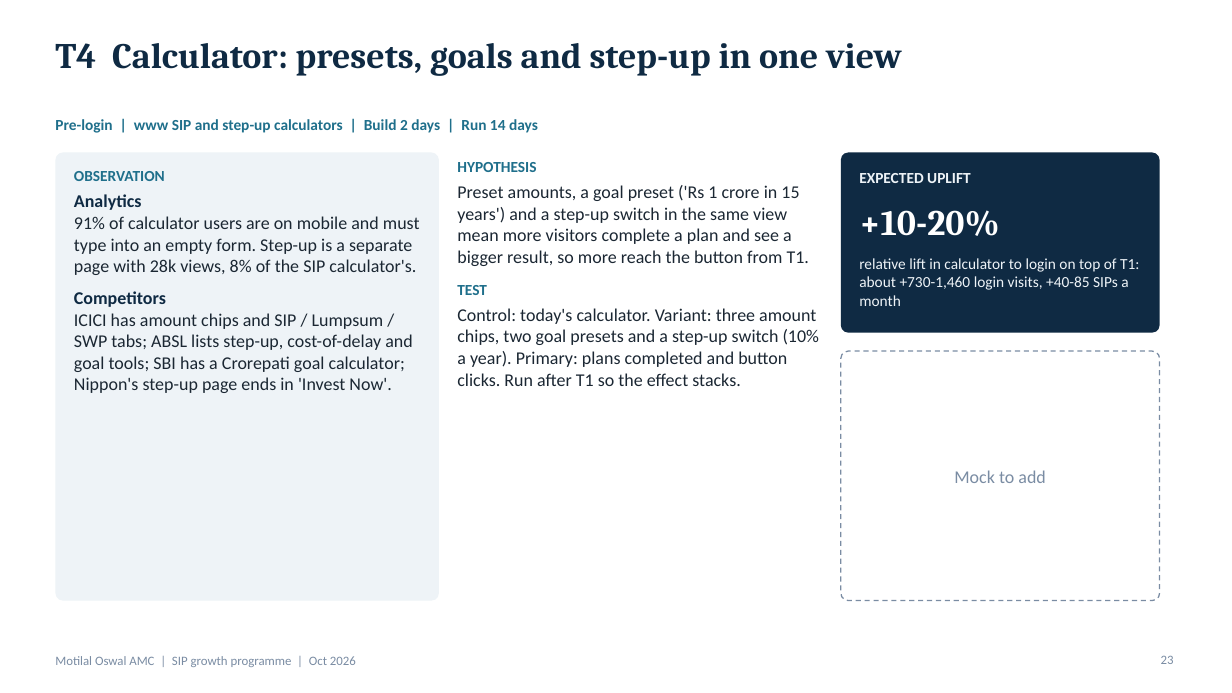
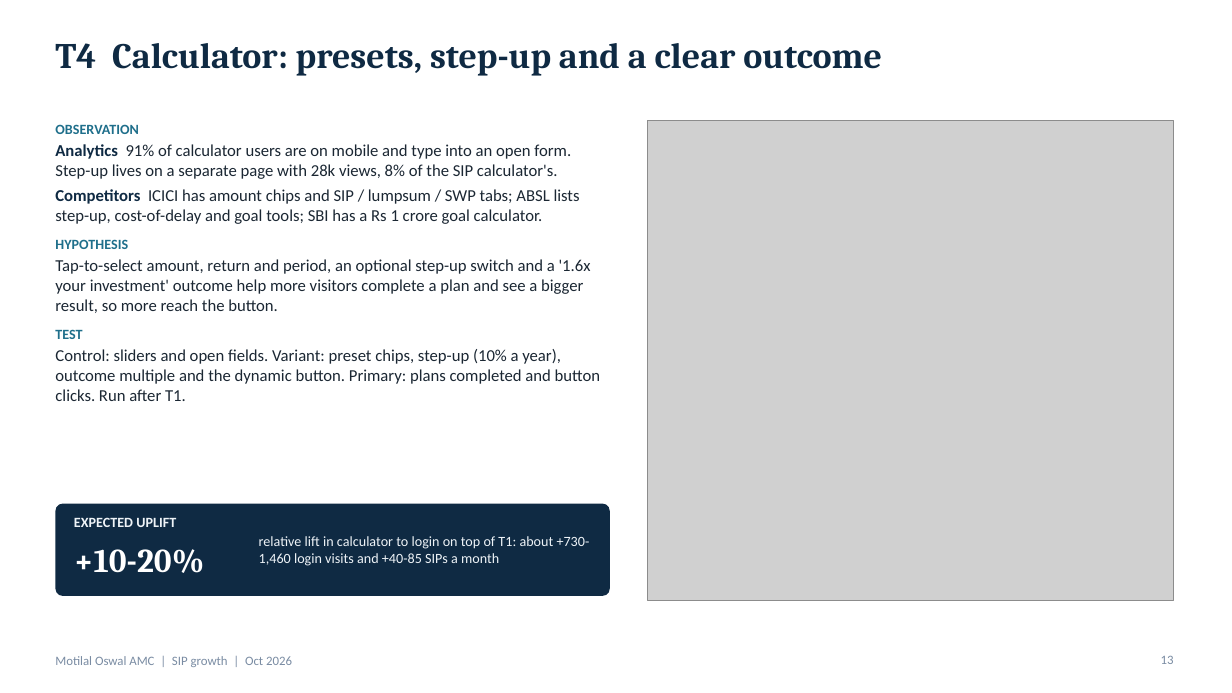
Before and after one commit to mandy7/Projects, a slide deck: slide 13 of SIP_Growth_Programme.pptx (slide 23 before the commit). Drawn at 1232x693 pixels with LibreOffice and Linux fonts; fonts in the diff are those of the drawing; grey boxes stand for pictures. Boxes give left, top, right and bottom in pixels: in the first picture for what was removed or moved away, otherwise in the second. Text is boxed around its words. In the diff, an @@ line names an element or a change of style, - is before the commit and + after.

```diff
--- a/SIP_Growth_Programme.pptx
+++ b/SIP_Growth_Programme.pptx
@@ title at (55,43,882,76): text changed @@
-T4 Calculator: presets, goals and step-up in one view
+T4 Calculator: presets, step-up and a clear outcome
@@ text removed at (55,119,538,133) @@
-Pre-login | www SIP and step-up calculators | Build 2 days | Run 14 days
@@ text at (55,144,600,401): text changed; size 14 to 13 pt @@
-Analytics
-91% of calculator users are on mobile and must type into an empty form. Step-up is a separate page with 28k views, 8% of the SIP calculator's.
-Competitors
-ICICI has amount chips and SIP / Lumpsum / SWP tabs; ABSL lists step-up, cost-of-delay and goal tools; SBI has a Crorepati goal calculator; Nippon's step-up page ends in 'Invest Now'.
+Analytics 91% of calculator users are on mobile and type into an open form. Step-up lives on a separate page with 28k views, 8% of the SIP calculator's.
+Competitors ICICI has amount chips and SIP / lumpsum / SWP tabs; ABSL lists step-up, cost-of-delay and goal tools; SBI has a Rs 1 crore goal calculator.
+HYPOTHESIS
+Tap-to-select amount, return and period, an optional step-up switch and a '1.6x your investment' outcome help more visitors complete a plan and see a bigger result, so more reach the button.
+TEST
+Control: sliders and open fields. Variant: preset chips, step-up (10% a year), outcome multiple and the dynamic button. Primary: plans completed and button clicks. Run after T1.
@@ text at (55,124,139,134): size 12 to 11 pt in "OBSERVATION"; less space between paragraphs @@
@@ text "OBSERVATION": place and size @@
-text "OBSERVATION" at (74,171,420,393)
+text "OBSERVATION" at (55,124,600,401)
@@ picture added at (648,120,1174,601) @@
@@ rounded rectangle removed at (55,152,439,601) @@
@@ text removed at (457,162,819,386) @@
-HYPOTHESIS
-Preset amounts, a goal preset ('Rs 1 crore in 15 years') and a step-up switch in the same view mean more visitors complete a plan and see a bigger result, so more reach the button from T1.
-TEST
-Control: today's calculator. Variant: three amount chips, two goal presets and a step-up switch (10% a year). Primary: plans completed and button clicks. Run after T1 so the effect stacks.
@@ rounded rectangle removed at (841,152,1160,333) @@
@@ rounded rectangle removed at (841,351,1160,601) @@
@@ text removed at (954,470,1045,483) @@
-Mock to add
@@ rounded rectangle added at (55,504,610,596), fill #0F2A43 @@
@@ text "EXPECTED UPLIFT": place and size @@
-text "EXPECTED UPLIFT" at (859,173,970,183)
+text "EXPECTED UPLIFT" at (74,517,176,527)
@@ text "EXPECTED UPLIFT" at (74,517,176,527): size 12 to 11 pt @@
@@ text "relative lift in calculator to ..." at (259,536,590,566): vertical alignment top to middle @@
@@ text "+10-20%": place and size @@
-text "+10-20%" at (859,210,999,236)
+text "+10-20%" at (74,549,204,573)
@@ text "+10-20%" at (74,549,204,573): size 28 to 26 pt @@
@@ text at (259,536,590,566): text changed; size 12 to 11 pt @@
-relative lift in calculator to login on top of T1: about +730-1,460 login visits, +40-85 SIPs a month
+relative lift in calculator to login on top of T1: about +730-1,460 login visits and +40-85 SIPs a month
@@ text at (55,656,292,667): text changed @@
-Motilal Oswal AMC | SIP growth programme | Oct 2026
+Motilal Oswal AMC | SIP growth | Oct 2026
@@ page number at (1161,656,1174,664): text changed @@
-23
+13
```
Also in this commit, not shown: 11 other slides changed, 6 slides added, 19 slides removed.
